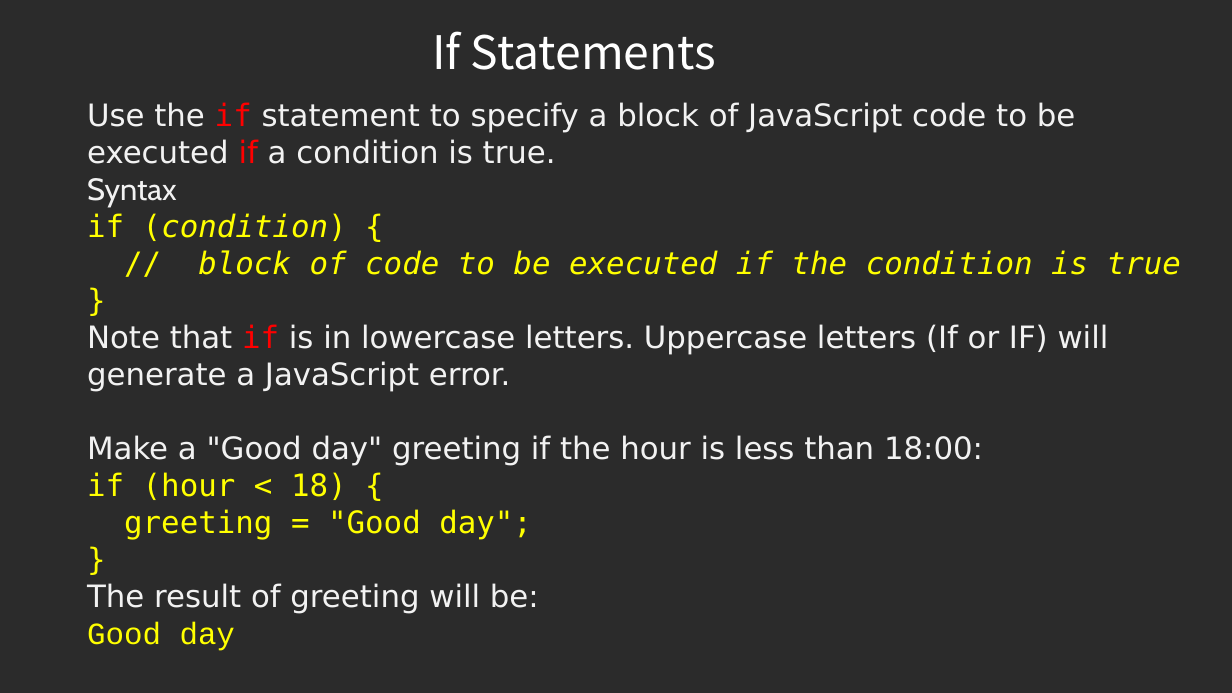
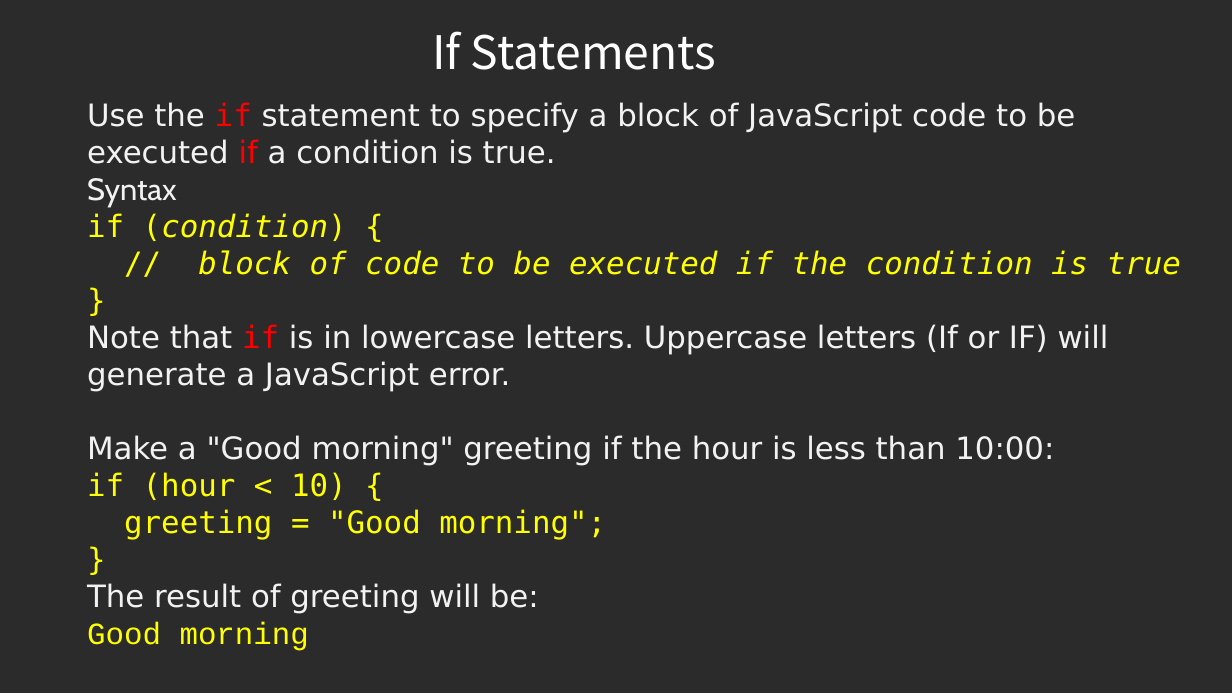
Before and after one commit to jianchentech/WebCamp, a slide deck: slide 4 of WebLecture/Lecture18-Javascript9.pptx. Drawn at 1232x693 pixels with LibreOffice and Linux fonts; fonts in the diff are those of the drawing; background and template pictures are left out; a plain dark background stands for a picture behind light text. Boxes give left, top, right and bottom in pixels: in the first picture for what was removed or moved away, otherwise in the second. Text is boxed around its words. In the diff, an @@ line names an element or a change of style, - is before the commit and + after.

```diff
--- a/WebLecture/Lecture18-Javascript9.pptx
+++ b/WebLecture/Lecture18-Javascript9.pptx
@@ text at <box>87,435,1054,540</box>: text changed @@
-Make a "Good day" greeting if the hour is less than 18:00:
-if (hour < 18) {
-greeting = "Good day";
-}
+Make a "Good morning" greeting if the hour is less than 10:00:
+if (hour < 10) {
+greeting = "Good morning";
+}
@@ text at <box>87,622,309,651</box>: text changed @@
-Good day
+Good morning
```
Also in this commit, not shown: 7 other files.
